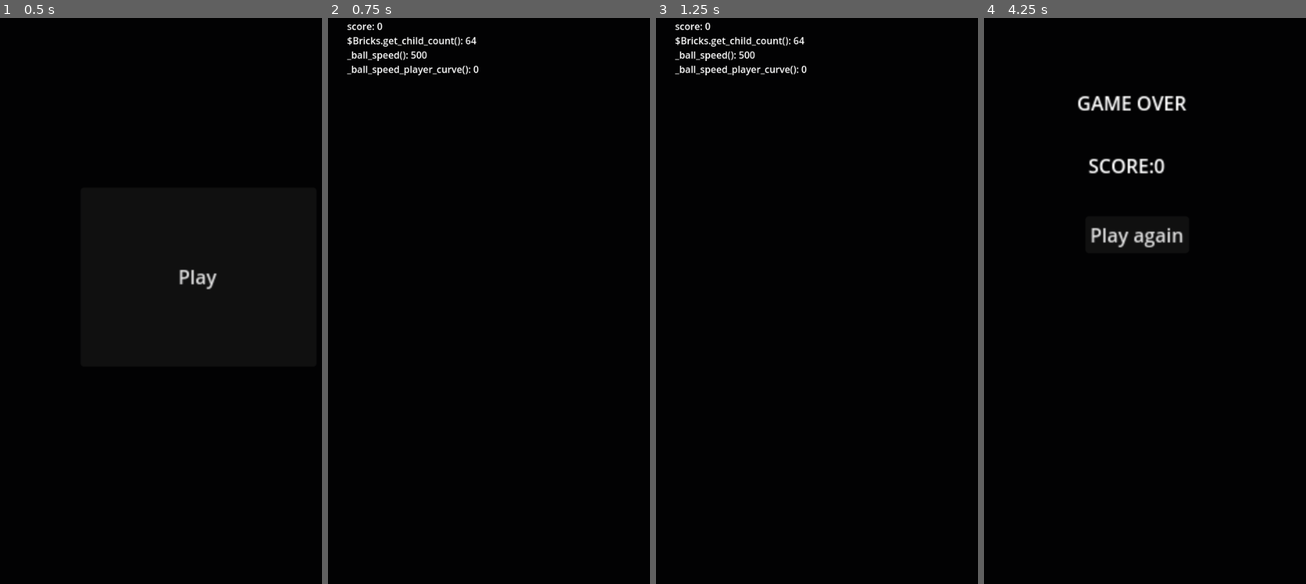
Above: before the commit, frames 1-4 (left to right).
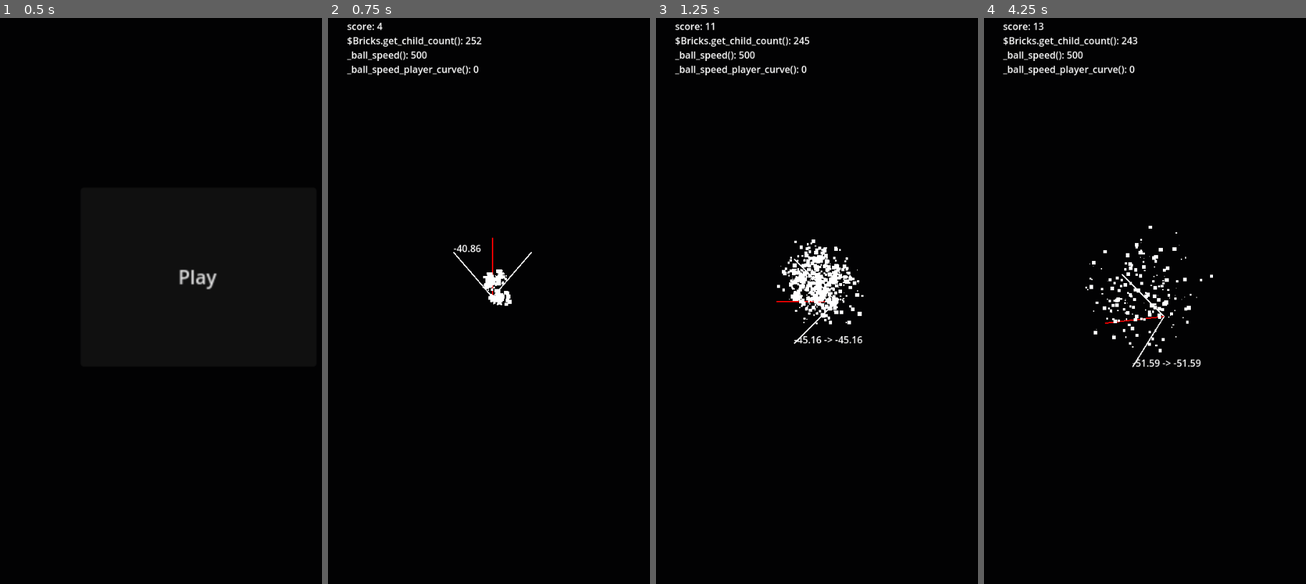
Above: after the commit, the same moments.

Repository: arunas-cesonis/pingpong2
Game: Godot game, scene res://main.tscn
Same seed, same stepped clock (60 frames per second), same inputs: the game is played once before the commit and once after it.
Inputs (mouse positions are in pixels of both pictures, inside the frame that each line leads up to):
- Up to frame 1 (0.5 s): no input
- Up to frame 2 (0.75 s): click "Play" at 0.5 s
- Up to frame 3 (1.25 s): no input
- Up to frame 4 (4.25 s): hold D (MoveRight) 1.28-2.03 s; hold A (MoveLeft) 2.03-2.75 s; click (1138, 233) at 2.75 s, where only the run after the commit has a clickable "Play again"; hold D (MoveRight) from 3.53 s (still down)

Frame 1 is identical in both runs. In frame 2, 0.6% of the frame differs, in the area x 15-64%, y 0-51%; in frame 3, 1.8%; in frame 4, 3.5%, in the area x 5-72%, y 0-62%.

Commit message:
Import texture and position bricks

Diff:
--- a/brick.tscn
+++ b/brick.tscn
@@ -1,6 +1,7 @@
-[gd_scene load_steps=3 format=3 uid="uid://bd2vvxg46gdxp"]
+[gd_scene load_steps=4 format=3 uid="uid://bd2vvxg46gdxp"]
 
 [ext_resource type="Script" path="res://brick.gd" id="1_gwsqq"]
+[ext_resource type="Texture2D" uid="uid://bhbvodns08cne" path="res://graphics1.png" id="2_13gms"]
 
 [sub_resource type="RectangleShape2D" id="RectangleShape2D_br3nh"]
 size = Vector2(32, 32)
@@ -9,5 +10,14 @@
 sync_to_physics = false
 script = ExtResource("1_gwsqq")
 
+[node name="Sprite2D" type="Sprite2D" parent="."]
+texture_filter = 1
+scale = Vector2(4, 4)
+texture = ExtResource("2_13gms")
+hframes = 4
+vframes = 4
+frame = 6
+
 [node name="CollisionShape2D" type="CollisionShape2D" parent="."]
+visible = false
 shape = SubResource("RectangleShape2D_br3nh")
--- a/bricks.gd
+++ b/bricks.gd
@@ -4,18 +4,20 @@
 const Brick = preload("res://brick.gd")
 
 var bricks_w := 16
-var bricks_h := 4
+var bricks_h := 16
 
 # Called when the node enters the scene tree for the first time.
 func _ready() -> void:
-	var rect := Rect2()
+	var brick: Brick = BrickTscn.instantiate()
+	var brick_rect := brick.get_rect()
+	var bricks_width := bricks_w * brick_rect.size.x
+	var center := Vector2(get_viewport_rect().size.x * 0.5 - bricks_width * 0.5, 0.0)
 	for y in range(bricks_h):
 		for x in range(bricks_w):
-			var brick: Brick = BrickTscn.instantiate()
-			if rect.size.is_zero_approx():
-				rect = brick.get_rect()
-			brick.position = rect.position * -0.5 + rect.size * Vector2(x, y)
+			brick = BrickTscn.instantiate() if not brick else brick
+			brick.position = brick_rect.size * Vector2(x, y) - brick_rect.position + center
 			add_child(brick)
+			brick = null
 	pass # Replace with function body.
 
 
